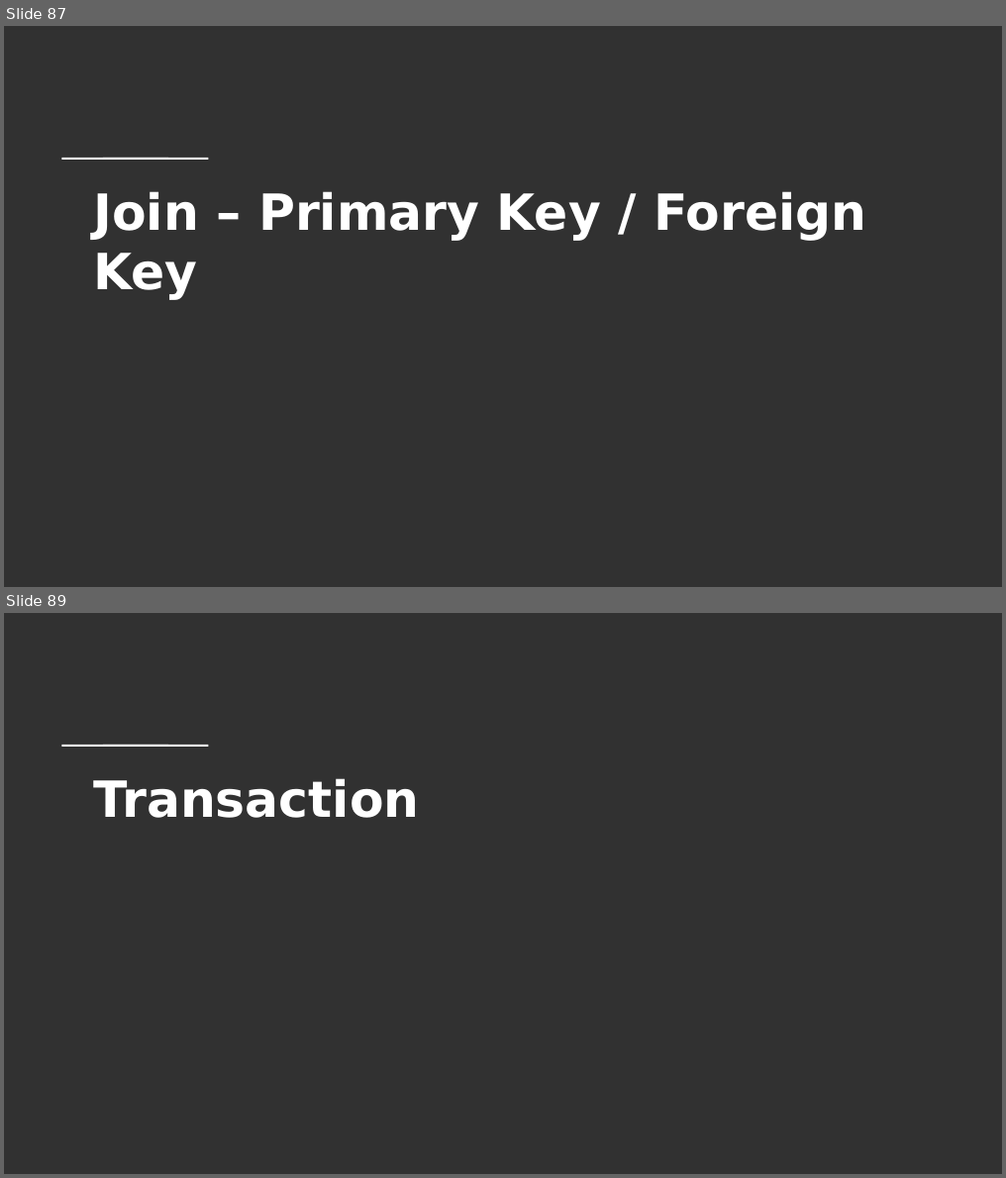
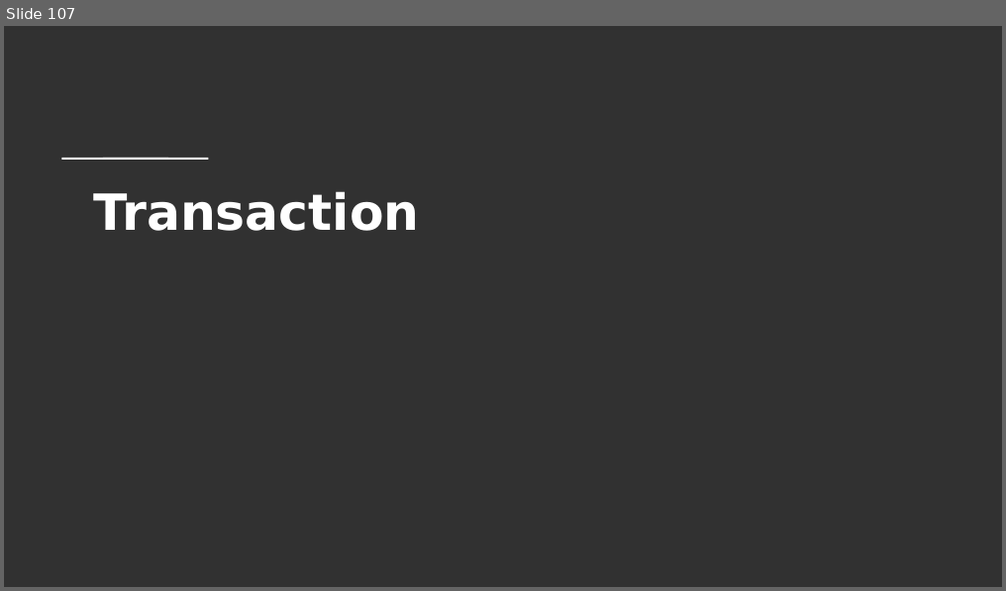
Before and after one commit to TechMaster/springboot2, a slide deck: 14 JPA/JPA.pptx. Shown one above the other, each under a label of ours: slides 87 and 89 before the commit, slide 107 after it; the slides between them are not shown. The pictures are 1006x1178 and 1006x591 pixels, drawn with LibreOffice and Linux fonts; fonts in the diff are those of the drawing; background and template pictures are left out. Boxes give left, top, right and bottom in pixels: in the first picture for what was removed or moved away, otherwise in the second. Text is boxed around its words. In the diff, an @@ line names an element or a change of style, - is before the commit and + after.

```diff
--- a/14 JPA/JPA.pptx
+++ b/14 JPA/JPA.pptx
@@ slide 87 removed at [4, 26, 1002, 587], background #313131; not listed: 2 template elements that a slide beside it also shows @@
@@ title removed at [93, 191, 866, 300] @@
-Join – Primary Key / Foreign Key
@@ what was slide 89 is now slide 107 @@
```
Also in this commit, not shown: 3 slides changed, 20 slides added, 1 other slide removed, 12 other files.
